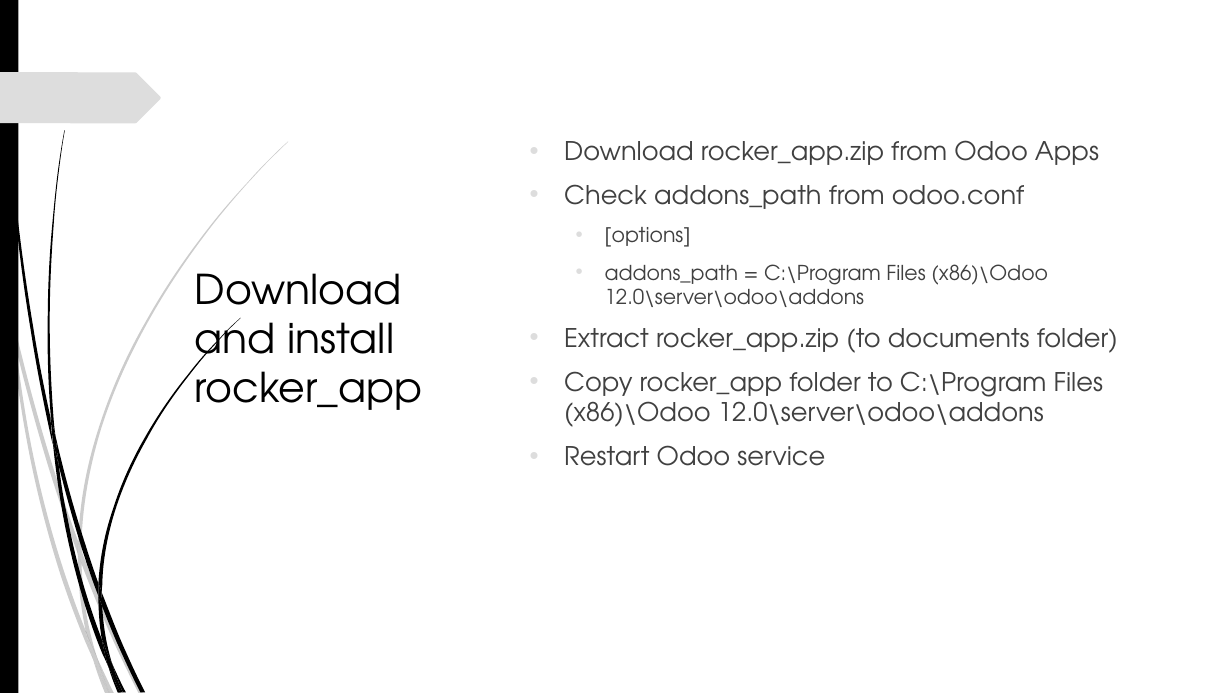
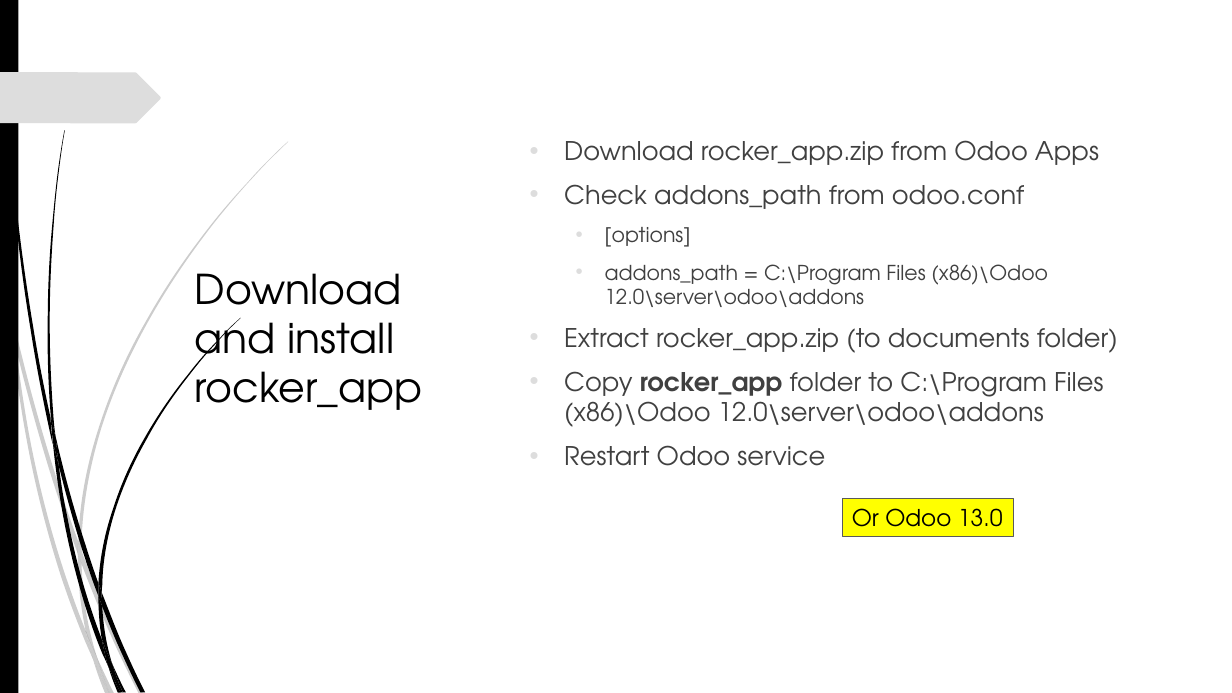
Before and after one commit to akarki58/rocker_app, a slide deck: slide 5 of rocker_app/docs/Rocker_install.pptx (slide 4 before the commit). Drawn at 1232x693 pixels with LibreOffice and Linux fonts; fonts in the diff are those of the drawing; background and template pictures are left out. Boxes give left, top, right and bottom in pixels: in the first picture for what was removed or moved away, otherwise in the second. Text is boxed around its words. In the diff, an @@ line names an element or a change of style, - is before the commit and + after.

```diff
--- a/rocker_app/docs/Rocker_install.pptx
+++ b/rocker_app/docs/Rocker_install.pptx
@@ text at <box>564,371,1103,427</box>: bold on in "rocker_app" @@
@@ rectangle added at <box>843,499,1014,536</box>, fill #FFFF00, outline #5B5B5B 0.75 pt, 18 pt, text #000000 @@
+Or Odoo 13.0
```
Also in this commit, not shown: 3 other slides changed, 2 slides added, 1 slide removed, 15 other files.
